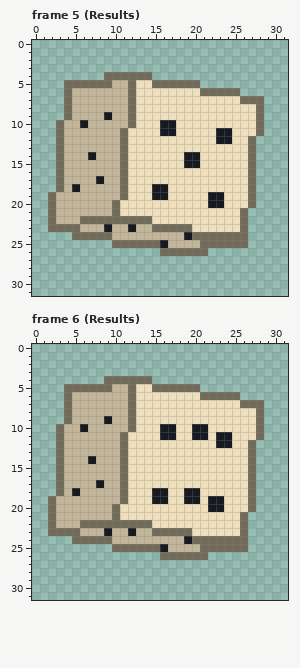
Pixel-art file, stored at assets/source/aseprite/dice/d6.aseprite. That is the earlier state.
32x32 pixels, 6 frames. Colours within 5 levels of each other are drawn and written as one. Shown: frame 5 (Results), frame 6 (Results). The commit also changed other frames, which this record leaves out.
Now the later version:
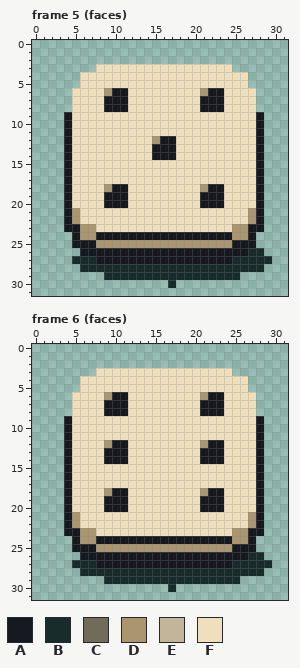
Palette (. is transparent): A #171921  B #172c2b  C #736b5a  D #ab956f  E #c2b599  F #f0dfbd
Diff:
Changed rows in their new state; - is an unchanged pixel.
Frame 5 (faces):
first column x 2:
 3 ------FFFFFFFFFFFFFFFFF-----
 4 ----FFFFFFFFFFFFFFFFFFFFF---
 5 --..FFFFFFF--FFFFFFFFFFFF---
 6 --.FFFFDAAF--------DAAFFFF--
 7 --.FFFFAAAF--------AAA--FF.-
 8 --.FFFFAAAF--------AAA----.-
 9 --AFFFFFFFF---------------A-
10 -.AFFFFFFFF---FF----------A-
11 -.AFFFFFFF----FF-----FF---A-
12 -.AFFFFFFF---DAA-----FF--FA-
13 -.AFFFFFFF---AAA---------FA-
14 -.AFFFFFFF---AAA-FF------FA-
15 -.AFFFFFFF-------FF------FA-
16 -.AFFFFFFF---------------FA-
17 -.AFFFFFFF---------------FA-
18 -.AFFFFDAA---FF----DAA---FA-
19 ..AFFFFAAA---FF----A-----FA-
20 ..AFFFFAAA---------A-----FA-
21 ..ADFFFFF---------------FDA-
22 ..ADFFFFFFFFF-----------FDA-
23 ..AADDFFFFFFFFFFFF-----DDAA-
24 ---ADDAAAAAAAAAAA-AAAAADDA--
25 ---AAADDDDDDDDDDDDDDDDDAAA--
26 ----AAAAAAAAAAAAAAAAAAAAABB-
27 ---BBBAAAAAAAAAAAAAAAAABBBBB
28 ----BBBBBBBBBBBBBBBBBBBBBBB-
29 -------BBBBBBBBBBBBBBBBB----
30 ---------------B------------
Frame 6 (faces):
first column x 2:
 3 ------FFFFFFFFFFFFFFFFF-----
 4 ----FFFFFFFFFFFFFFFFFFFFF---
 5 --..FFFFFFF--FFFFFFFFFFFF---
 6 --.FFFFDAAF--------DAAFFFF--
 7 --.FFFFAAAF--------AAA--FF.-
 8 --.FFFFAAAF--------AAA----.-
 9 --AFFFFFFFF---------------A-
10 -.AFFFFFFFF---FF--FF------A-
11 -.AFFFFFFF----FF--FF-FF---A-
12 -.AFFFFDAA---------DA-F--FA-
13 -.AFFFFAAA---------AAA---FA-
14 -.AFFFFAAA---------AAA---FA-
15 -.AFFFFFFF---------------FA-
16 -.AFFFFFFF---------------FA-
17 -.AFFFFFFF---------------FA-
18 -.AFFFFDAA---FF--FFDAA---FA-
19 ..AFFFFAAA---FF--FFA-----FA-
20 ..AFFFFAAA---------A-----FA-
21 ..ADFFFFF---------------FDA-
22 ..ADFFFFFFFFF-----------FDA-
23 ..AADDFFFFFFFFFFFF-----DDAA-
24 ---ADDAAAAAAAAAAA-AAAAADDA--
25 ---AAADDDDDDDDDDDDDDDDDAAA--
26 ----AAAAAAAAAAAAAAAAAAAAABB-
27 ---BBBAAAAAAAAAAAAAAAAABBBBB
28 ----BBBBBBBBBBBBBBBBBBBBBBB-
29 -------BBBBBBBBBBBBBBBBB----
30 ---------------B------------
Where, in picture pixels (left, top, right, bottom), the same in both pictures:
changed: (48, 64, 272, 288)
changed: (48, 368, 272, 592)
